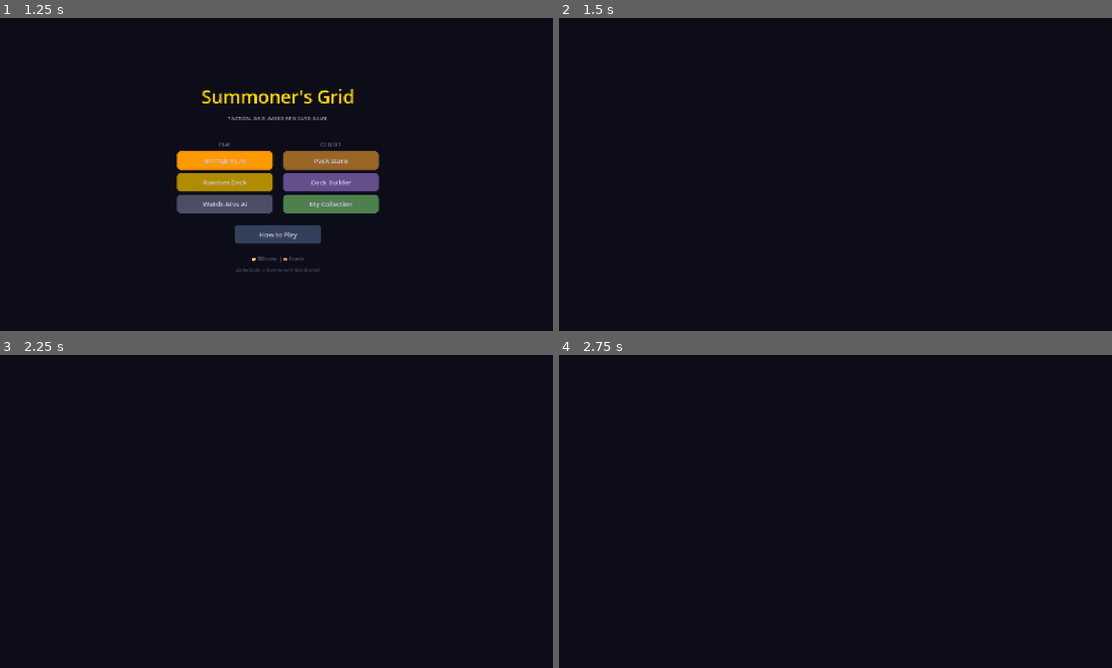
Above: before the commit, frames 1-4 (two rows, left to right).
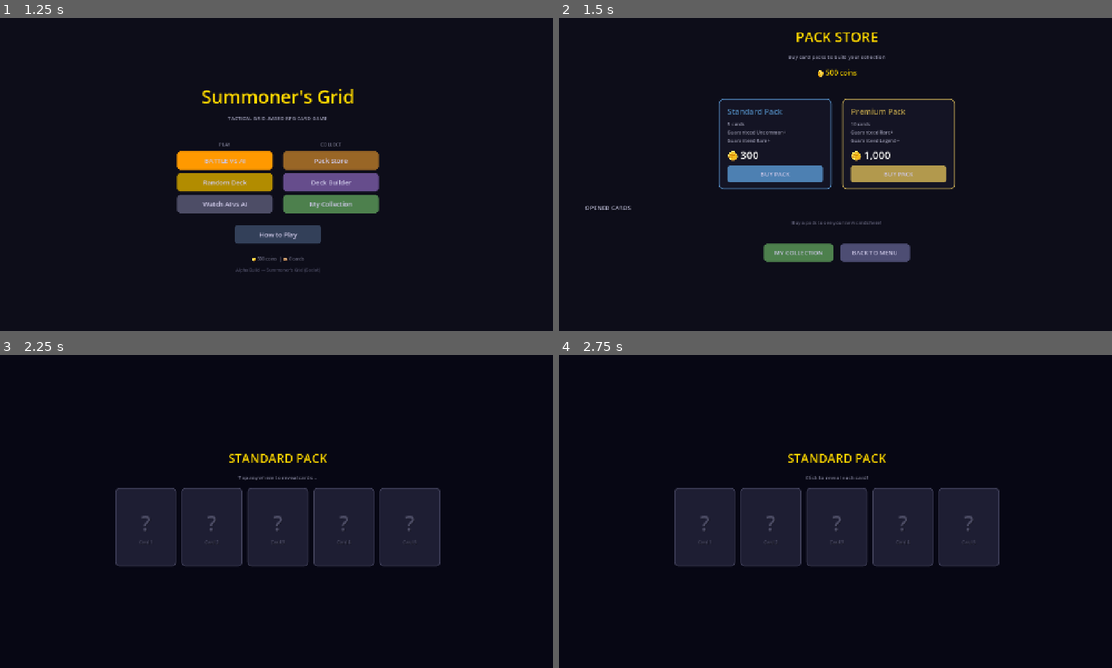
Above: after the commit, the same moments.

Repository: look-itsaxiom/summoners-grid
Game: Godot game, scene res://scenes/login.tscn
The game is run twice, just before and just after one commit, with the same random seed, the same clock (stepped at 60 frames per second) and the same inputs.
Inputs (mouse positions are in pixels of both pictures, inside the frame that each line leads up to):
- Up to frame 1 (1.25 s): click "PLAY AS GUEST" at 0.5 s
- Up to frame 2 (1.5 s): click "Pack Store" at 1.25 s
- Up to frame 3 (2.25 s): click (215, 511) at 2 s, where only the run after the commit has a clickable "BUY PACK"
- Up to frame 4 (2.75 s): no input

Frame 1 is identical in both runs. In frame 2, 5.7% of the frame differs, in the area x 4-72%, y 4-78%; in frame 3, 14%, in the area x 20-80%, y 31-68%; in frame 4, 14%.
Error before the commit: Parse Error: There is already a variable named "storage" declared in this scope. (res://scripts/ui/pack_store.gd:209)

Commit message:
fix: pack opening clicks work end-to-end
Full-screen Button click catcher replaces _unhandled_input.
Card reveals now work with real mouse clicks. Duplicate
variable fix in pack_store. VERIFIED: Login → Pack Store →
BUY → 5 card reveals one by one → PACK COMPLETE.

Co-Authored-By: Claude Opus 4.6 (1M context) <noreply@anthropic.com>

Diff:
--- a/godot/scripts/ui/pack_opening.gd
+++ b/godot/scripts/ui/pack_opening.gd
@@ -60,6 +60,16 @@
 	)
 
 	_build_ui()
+
+	# Full-screen invisible click catcher for card reveals
+	var click_catcher := Button.new()
+	click_catcher.name = "ClickCatcher"
+	click_catcher.set_anchors_preset(Control.PRESET_FULL_RECT)
+	click_catcher.flat = true
+	click_catcher.mouse_default_cursor_shape = Control.CURSOR_POINTING_HAND
+	click_catcher.pressed.connect(_on_reveal_click)
+	click_catcher.z_index = 10  # Above card panels but below buttons
+	add_child(click_catcher)
 
 	# Start the ceremony after a brief pause
 	get_tree().create_timer(0.5).timeout.connect(_start_reveal)
@@ -215,15 +225,14 @@
 	_is_revealing = true
 
 
-func _unhandled_input(event: InputEvent) -> void:
-	if event is InputEventMouseButton and event.pressed and event.button_index == MOUSE_BUTTON_LEFT:
-		if _is_revealing and _current_index < _cards.size():
-			_reveal_card(_current_index)
-			_current_index += 1
-			get_viewport().set_input_as_handled()
-
-			if _current_index >= _cards.size():
-				_all_revealed()
+## Called when the invisible click catcher is pressed.
+func _on_reveal_click() -> void:
+	if _is_revealing and _current_index < _cards.size():
+		_reveal_card(_current_index)
+		_current_index += 1
+
+		if _current_index >= _cards.size():
+			_all_revealed()
 
 
 func _reveal_card(index: int) -> void:
@@ -328,6 +337,11 @@
 	_is_revealing = false
 	_title_label.text = "PACK COMPLETE!"
 
+	# Hide click catcher so buttons become clickable
+	var catcher = get_node_or_null("ClickCatcher")
+	if catcher:
+		catcher.visible = false
+
 	# Count rarities for summary
 	var counts := {}
 	for card in _cards:
--- a/godot/scripts/ui/pack_store.gd
+++ b/godot/scripts/ui/pack_store.gd
@@ -205,8 +205,7 @@
 	var pack_size: int = 10 if pack_type == "premium" else 5
 	var cards: Array = _generate_local_pack(pack_size)
 
-	# Save cards to persistent storage
-	var storage = get_node("/root/CardStorage")
+	# Save cards to persistent storage (reuse storage from coin check)
 	storage.add_pack(cards, pack_type)
 
 	# Store pack data in ApiClient for the opening scene to read
